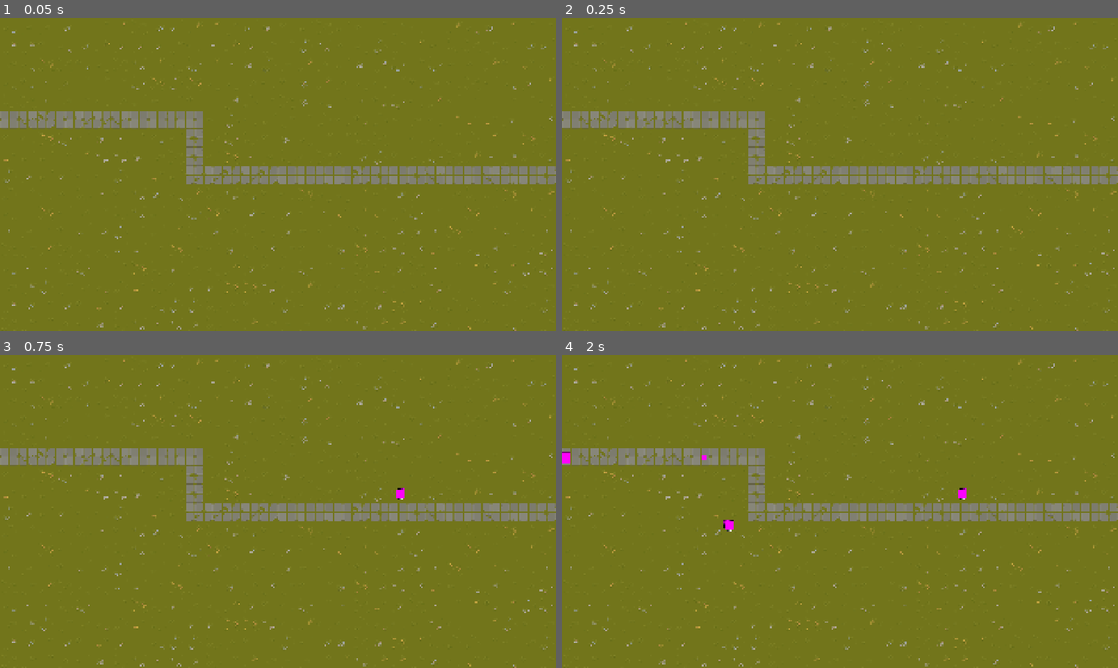
Above: before the commit, frames 1-4 (two rows, left to right).
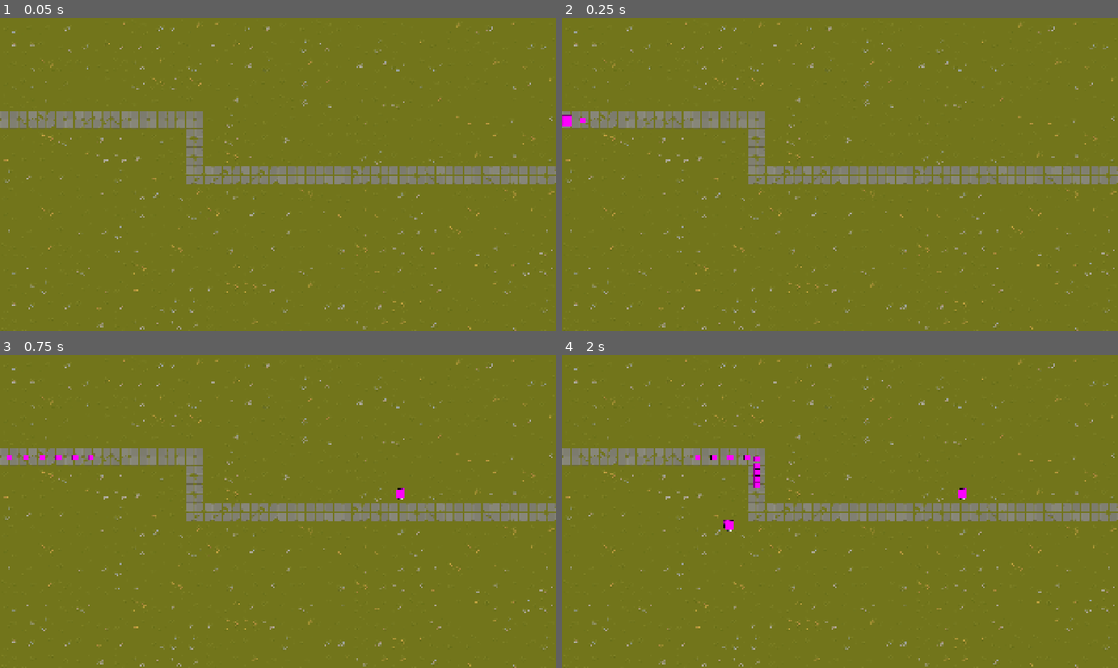
Above: after the commit, the same moments.

Repository: doakeserino/towerdefensegame
Game: Godot game, scene res://Scenes/map2.tscn
Same seed, same stepped clock (60 frames per second), same inputs: the game is played once before the commit and once after it.
Inputs (mouse positions are in pixels of both pictures, inside the frame that each line leads up to):
- Up to frame 1 (0.05 s): no input
- Up to frame 2 (0.25 s): no input
- Up to frame 3 (0.75 s): move the mouse to (400, 495) at 0.52 s; click (400, 495) at 0.6 s
- Up to frame 4 (2 s): move the mouse to (728, 527) at 1.27 s; click (728, 527) at 1.35 s

Frame 1 is identical in both runs. In frame 2, less than 0.1% of the frame differs, in the area x 0-5%, y 30-35%; in frame 3, 0.1%; in frame 4, 0.3%, in the area x 0-36%, y 30-43%.

Commit message:
Draft 3
game breaking bugs fixed

Diff:
--- a/Scripts/enemy.gd
+++ b/Scripts/enemy.gd
@@ -1,6 +1,9 @@
 extends RigidBody2D
 
 @onready var hitbox = $Hitbox
+@onready var collision_shape_2d = $CollisionShape2D
+@onready var sprite_2d = $Sprite2D
+
 
 const SPEED = 500.0
 const DAMAGE = 10
@@ -14,7 +17,10 @@
 # Called every frame. 'delta' is the elapsed time since the previous frame.
 func _process(_delta):
 	if health < 1:
-		queue_free()
+		visible = false
+		hitbox.monitoring = false
+		collision_shape_2d.disabled = true
+
 
 func take_damage(damage : int):
 	health -= damage
--- a/Scripts/gun.gd
+++ b/Scripts/gun.gd
@@ -17,6 +17,6 @@
 	# Create tween for bullet position to target position
 	var tween = get_tree().create_tween()
 	var destroy_timer = get_tree().create_timer(0.1)
-	tween.tween_property(new_bullet, "global_position", target.global_position, 0.01)
+	tween.tween_property(new_bullet, "global_position", target.global_position, 0.05)
 	await destroy_timer.timeout
 	new_bullet.queue_free()
--- a/Scripts/map_2.gd
+++ b/Scripts/map_2.gd
@@ -8,10 +8,10 @@
 
 func _ready():
 	for i in range (1, 10):
-		await get_tree().create_timer(1.0).timeout
+		await get_tree().create_timer(0.1).timeout
 		spawn_loop(enemy_to_spawn)
 
-func _input(event):
+func _unhandled_input(event):
 	if Input.is_action_just_pressed("place"):
 		var tower = selected_tower.instantiate()
 		add_child(tower)
